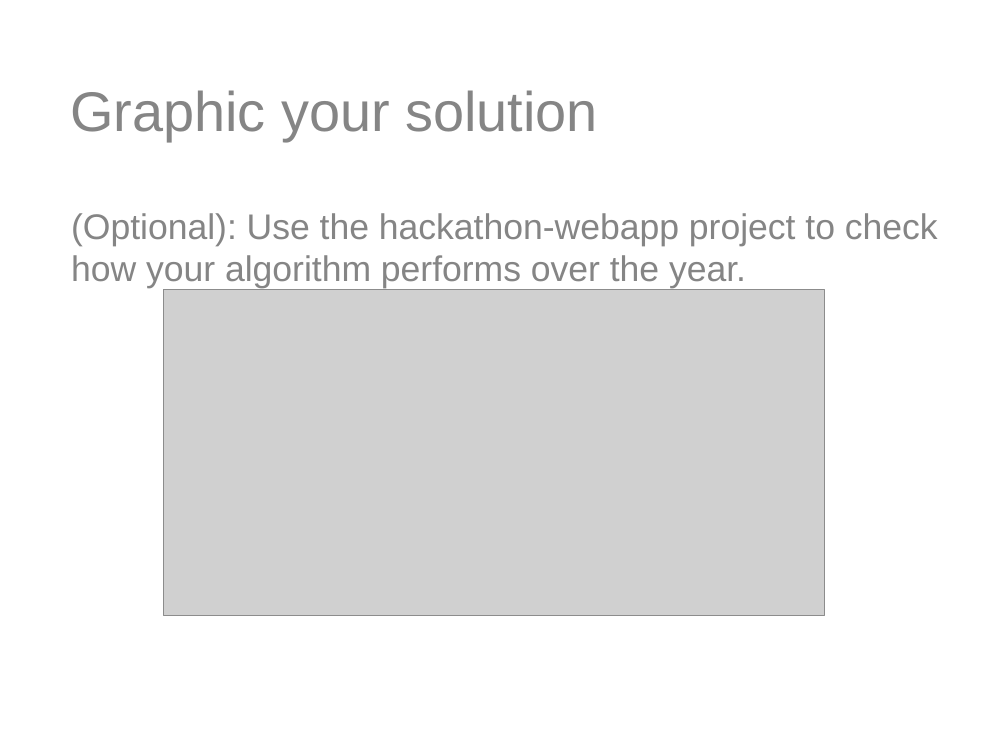
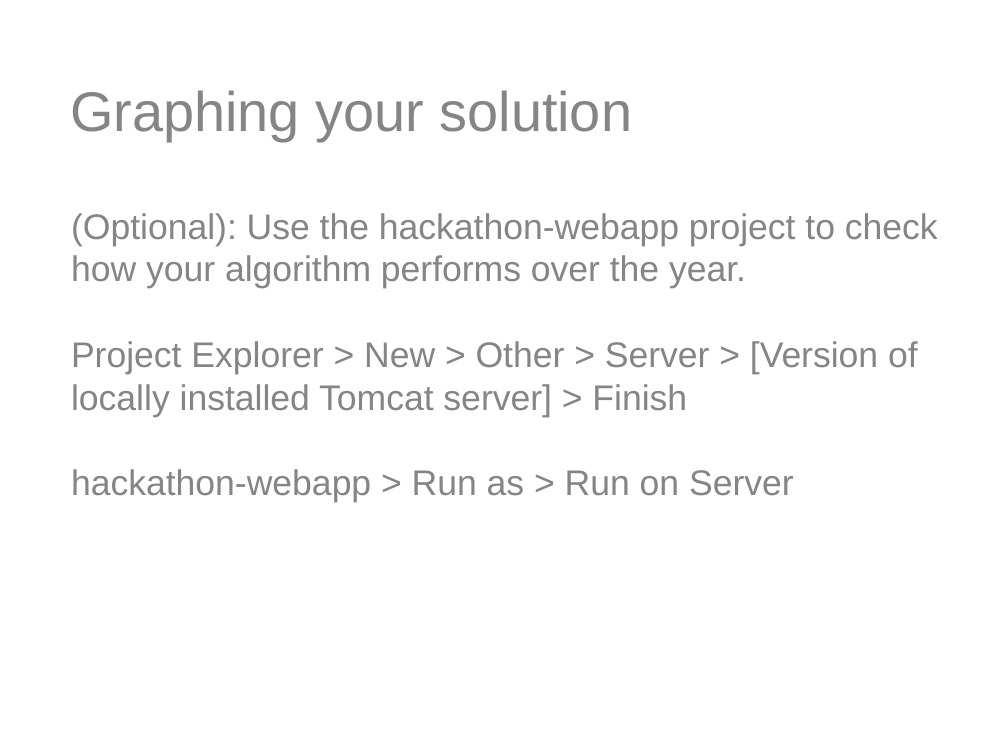
Before and after one commit to tpkelly/Hackathon, a slide deck: slide 6 of spec/Hackathon.pptx (slide 5 before the commit). Drawn at 1008x756 pixels with LibreOffice and Linux fonts; fonts in the diff are those of the drawing; grey boxes stand for pictures; background and template pictures are left out. Boxes give left, top, right and bottom in pixels: in the first picture for what was removed or moved away, otherwise in the second. Text is boxed around its words. In the diff, an @@ line names an element or a change of style, - is before the commit and + after.

```diff
--- a/spec/Hackathon.pptx
+++ b/spec/Hackathon.pptx
@@ title at [70, 90, 632, 141]: text changed @@
-Graphic your solution
+Graphing your solution
@@ picture removed at [164, 289, 825, 616] @@
@@ text at [71, 341, 918, 502]: paragraphs added @@
+Project Explorer > New > Other > Server > [Version of locally installed Tomcat server] > Finish
+hackathon-webapp > Run as > Run on Server
```
Also in this commit, not shown: 2 other slides changed, 1 slide added, 1 other file.
